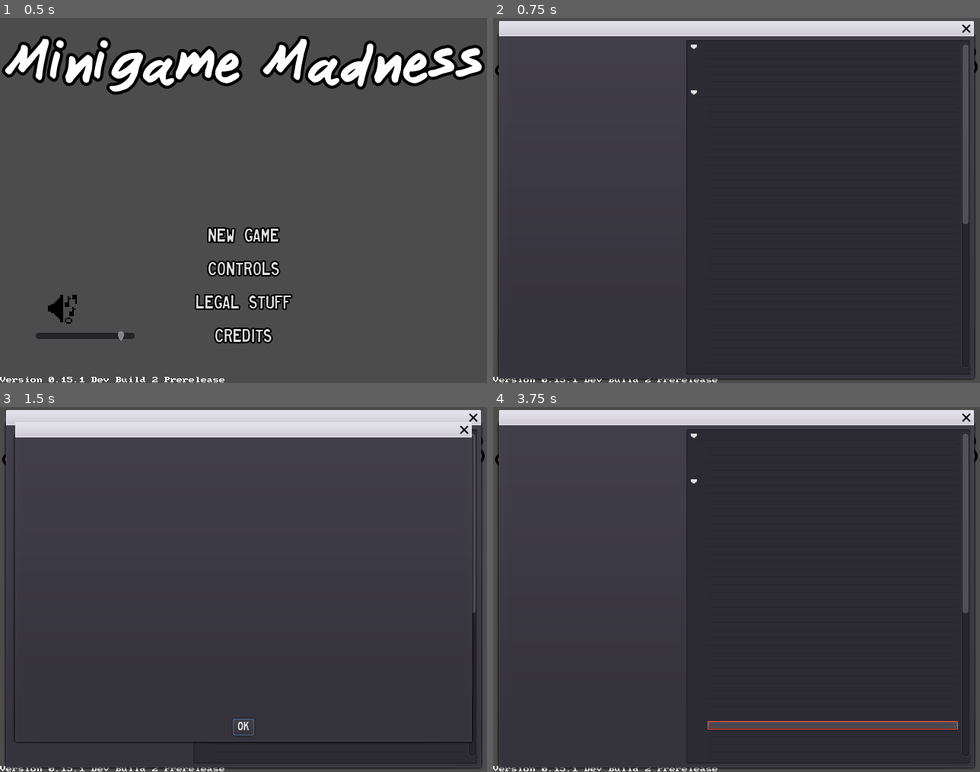
Above: before the commit, frames 1-4 (two rows, left to right).
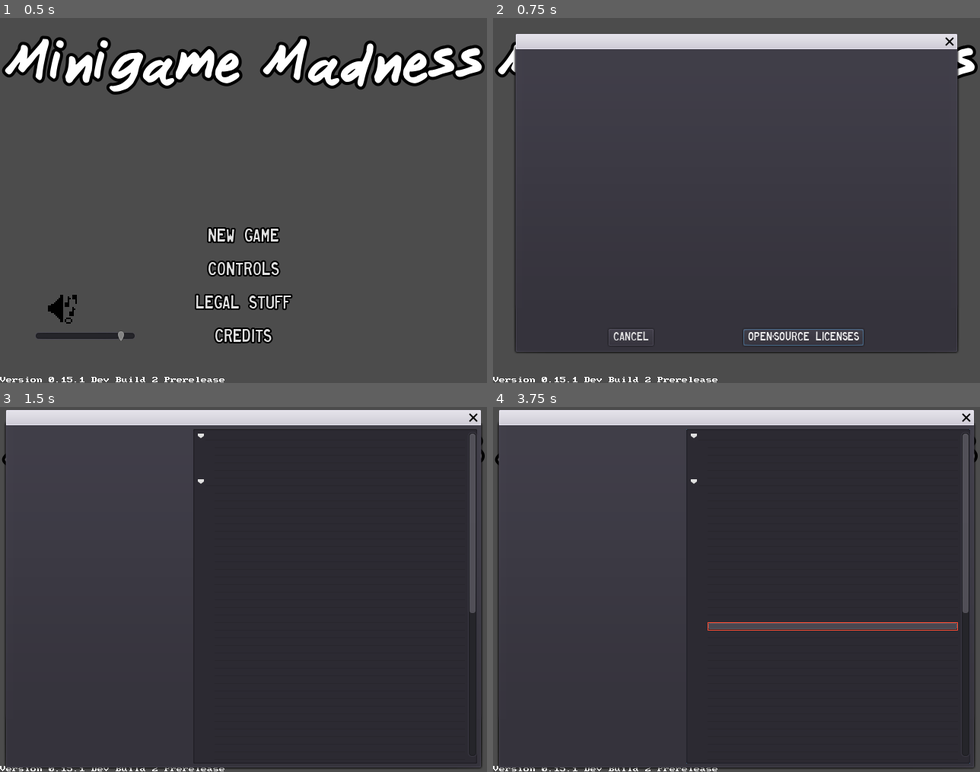
Above: after the commit, the same moments.

Repository: swashdev/minigame-madness
Game: Godot game, scene res://master/scenes/master.tscn
The game is run twice, just before and just after one commit, with the same random seed, the same clock (stepped at 60 frames per second) and the same inputs.
Inputs (mouse positions are in pixels of both pictures, inside the frame that each line leads up to):
- Up to frame 1 (0.5 s): no input
- Up to frame 2 (0.75 s): click "Legal Stuff" at 0.5 s
- Up to frame 3 (1.5 s): click (311, 728) at 1.25 s, where only the run after the commit has a clickable "Open-Source Licenses"
- Up to frame 4 (3.75 s): click "New Game" at 2 s; click "New Game" at 2.75 s; click "OK" at 3.5 s

Frame 1 is identical in both runs. In frame 2, 18% of the frame differs, in the area x 0-100%, y 0-100%; in frame 3, 5.5%; in frame 4, 2.1%.

Commit message:
[MASTER] Add new Legal Stuff dialog.
The new Legal Stuff dialog pops up when the "Legal Stuff" button is
pressed in the menu.  The old Legal Stuff dialog, which is now the
Open-Source Licenses dialog, pops up when the "Open-Source Licenses"
button is pressed in the new Legal Stuff dialog.

I will not be taking questions.

Diff:
--- /dev/null
+++ b/master/scenes/menus/dialogs/legal_stuff_dialog.tscn
@@ -0,0 +1,17 @@
+[gd_scene format=2]
+
+[node name="LegalStuffDialog" type="ConfirmationDialog"]
+margin_right = 580.0
+margin_bottom = 398.0
+rect_min_size = Vector2( 150, 52.5 )
+window_title = "Legal Stuff"
+dialog_text = "The author of Minigame Madness has waived all copyright interests in his work, and the source files (including but not limited to scripts, images, and data files) are in the public domain unless otherwise specified.
+
+The song \"Skippitybop,\" by Spadezer, is released under the Creative Commons Attribution License, version 3.0, and is not in the public domain.
+
+Minigame Madness uses the Godot Engine to run.  The Godot Engine is released under an open-source license, but is not in the public domain.  Furthermore, it relies on a number of third-party modules which each have their own licensing terms.
+
+For more information about the various licenses to everything, click on \"Open-Source Licenses\" below.
+
+THE SOFTWARE IS PROVIDED \"AS IS\", WITHOUT WARRANTY OF ANY KIND, EXPRESS OR IMPLIED, INCLUDING BUT NOT LIMITED TO THE WARRANTIES OF MERCHANTABILITY, FITNESS FOR A PARTICULAR PURPOSE AND NONINFRINGEMENT.  IN NO EVENT SHALL THE AUTHORS BE LIABLE FOR ANY CLAIM, DAMAGES OR OTHER LIABILITY, WHETHER IN AN ACTION OF CONTRACT, TORT OR OTHERWISE, ARISING FROM, OUT OF OR IN CONNECTION WITH THE SOFTWARE OR THE USE OR OTHER DEALINGS IN THE SOFTWARE."
+dialog_autowrap = true
--- a/master/scenes/menus/main_menu.tscn
+++ b/master/scenes/menus/main_menu.tscn
@@ -9,6 +9,7 @@
 [ext_resource path="res://master/fonts/title.tres" type="DynamicFont" id=7]
 [ext_resource path="res://master/themes/main_menu.tres" type="Theme" id=8]
 [ext_resource path="res://shared/themes/minigame_madness.tres" type="Theme" id=9]
+[ext_resource path="res://master/scenes/menus/dialogs/legal_stuff_dialog.tscn" type="PackedScene" id=10]
 [ext_resource path="res://master/scenes/menus/dialogs/credits_dialog.tscn" type="PackedScene" id=11]
 [ext_resource path="res://master/images/menus/buttons/music_button_off.png" type="Texture" id=12]
 [ext_resource path="res://master/images/menus/buttons/music_button_on.png" type="Texture" id=13]
@@ -173,7 +174,9 @@
 
 [node name="CreditsDialog" parent="." instance=ExtResource( 11 )]
 
-[node name="LegalStuffDialog" parent="." instance=ExtResource( 2 )]
+[node name="LegalStuffDialog" parent="." instance=ExtResource( 10 )]
+
+[node name="OpenSourceLicensesDialog" parent="." instance=ExtResource( 2 )]
 
 [node name="ConfirmOpenExternal" parent="." instance=ExtResource( 3 )]
 
--- a/master/scripts/menus/main_menu.gd
+++ b/master/scripts/menus/main_menu.gd
@@ -17,6 +17,9 @@
 
 func _ready():
 	$VersionNumberLabel.set_text("Version " + Version.get_nice_version())
+	var osl_button = $LegalStuffDialog.get_ok()
+	osl_button.set_text("Open-Source Licenses")
+	osl_button.connect("pressed", $OpenSourceLicensesDialog, "popup_centered")
 
 
 func _process( _delta ):
Not shown: 1 places in master/scenes/menus/main_menu.tscn that only renumber resources
